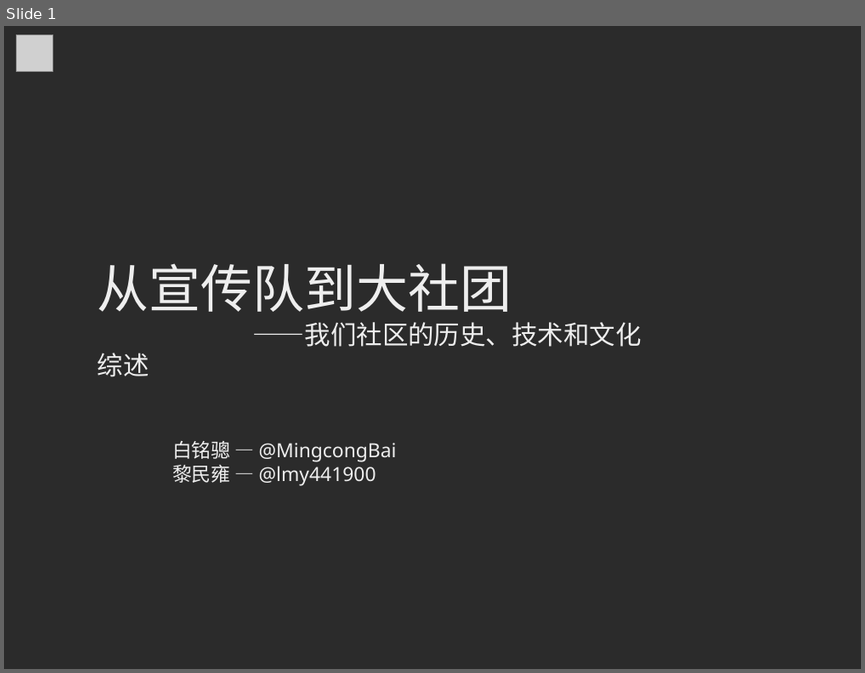
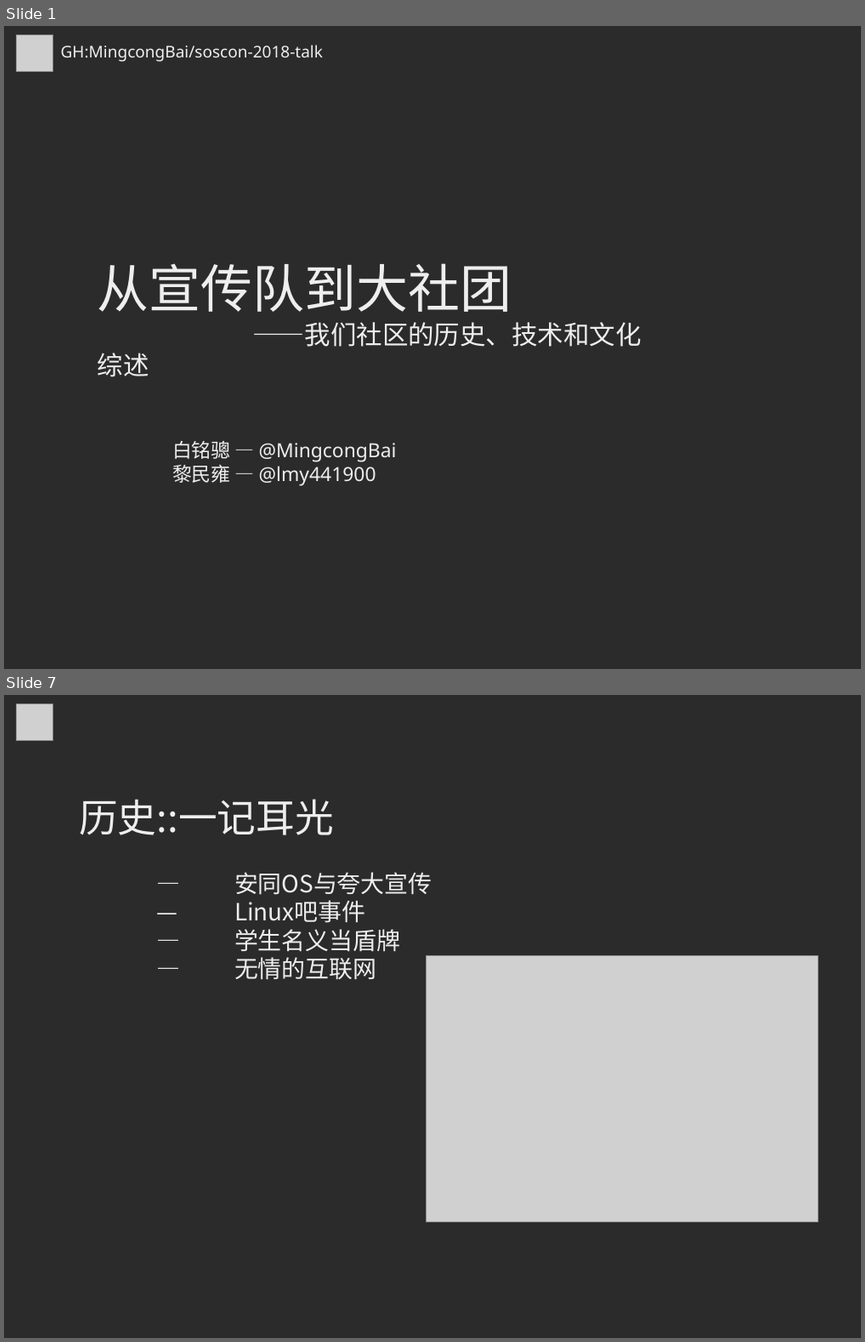
Before and after one commit to MingcongBai/soscon-2018-talk, a slide deck: slide.odp. Shown one above the other, each under a label of ours: slide 1 before the commit, slides 1 and 7 after it; the slides between them are not shown. The pictures are 865x673 and 865x1342 pixels, drawn with LibreOffice and Linux fonts; fonts in the diff are those of the drawing; grey boxes stand for pictures; background and template pictures are left out; a plain dark background stands for a picture behind light text. Boxes give left, top, right and bottom in pixels: in the first picture for what was removed or moved away, otherwise in the second. Text is boxed around its words. In the diff, an @@ line names an element or a change of style, - is before the commit and + after.

```diff
--- a/slide.odp
+++ b/slide.odp
@@ slide 7 added at (4, 695, 861, 1338), background picture (left out) @@
@@ picture added at (17, 703, 53, 740) @@
@@ text added at (79, 799, 432, 980), 22 pt, text #EEEEEE @@
+历史::一记耳光
+— 安同OS与夸大宣传
+— Linux吧事件
+— 学生名义当盾牌
+— 无情的互联网
@@ picture added at (426, 955, 818, 1221) @@
@@ slide 1 changed as well @@
@@ text added at (61, 45, 323, 62), 15 pt, text #EEEEEE @@
+GH:MingcongBai/soscon-2018-talk
```
Also in this commit, not shown: 21 other slides added, 3 slides removed.
